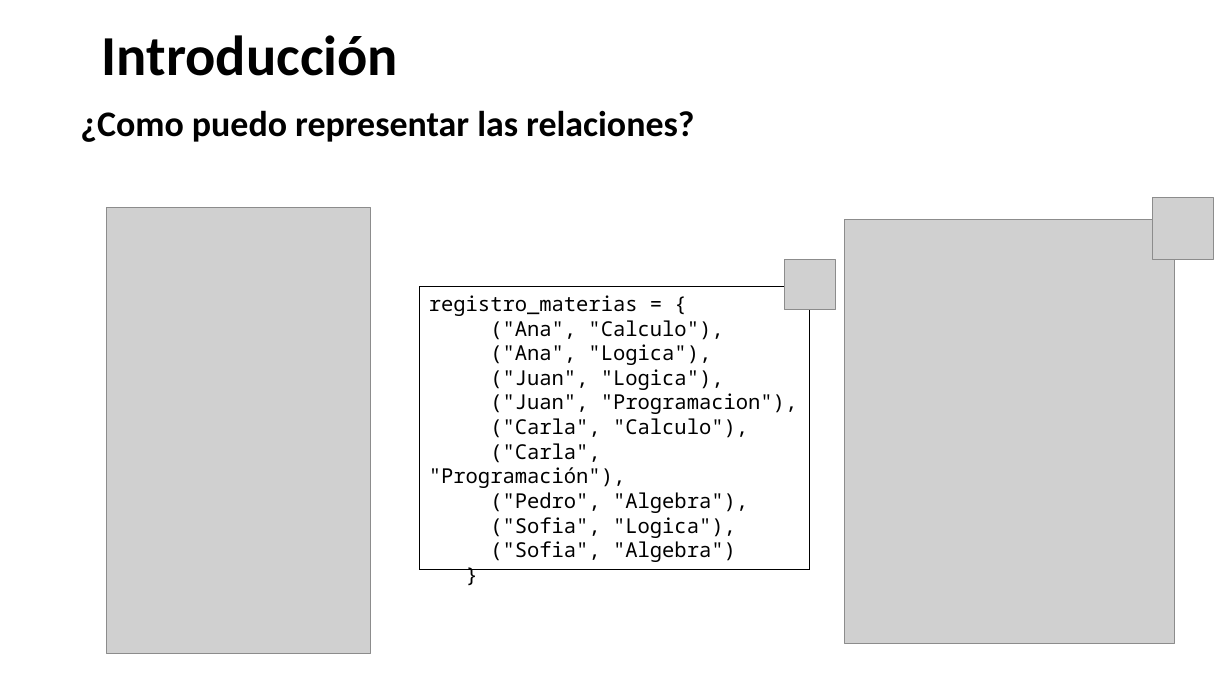
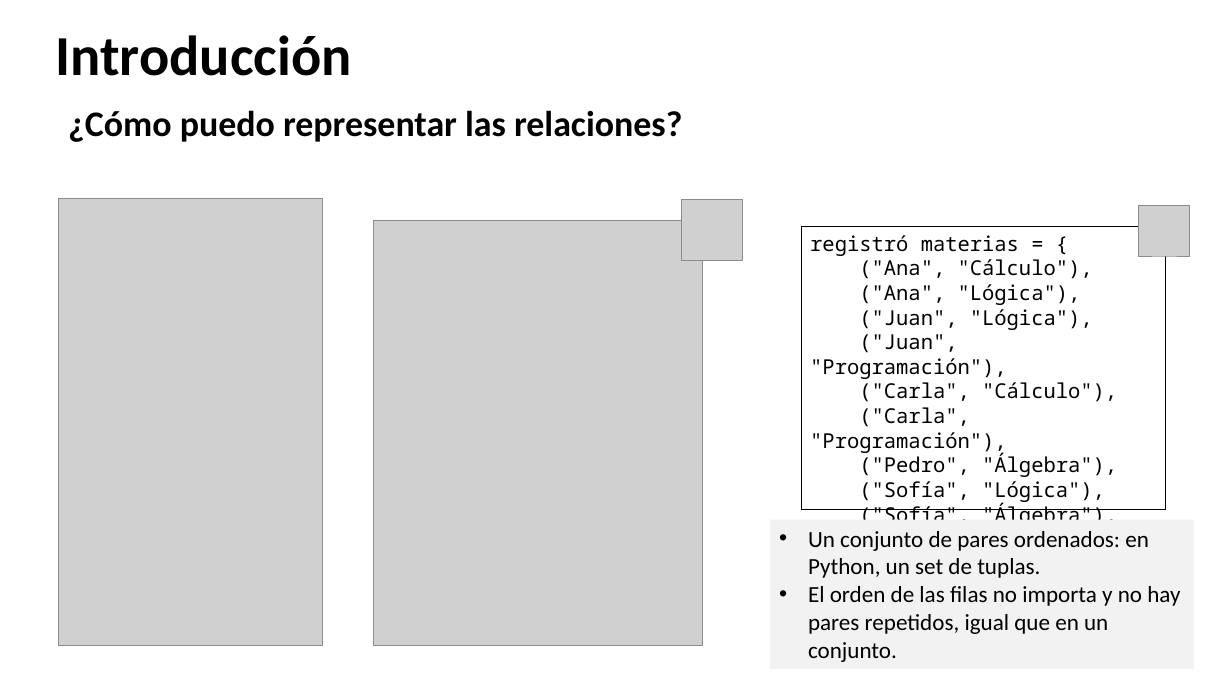
Before and after one commit to discretas1-udea/apuntes_clases_2026-2, a slide deck: slide 4 of clase-15/apuntes_clase15.pptx. Drawn at 1232x693 pixels with LibreOffice and Linux fonts; fonts in the diff are those of the drawing; grey boxes stand for pictures. Boxes give left, top, right and bottom in pixels: in the first picture for what was removed or moved away, otherwise in the second. Text is boxed around its words. In the diff, an @@ line names an element or a change of style, - is before the commit and + after.

```diff
--- a/clase-15/apuntes_clase15.pptx
+++ b/clase-15/apuntes_clase15.pptx
@@ title "Introducción": place and size @@
-title "Introducción" at (102,35,398,76)
+title "Introducción" at (55,35,351,76)
@@ text at (68,110,682,142): text changed @@
-¿Como puedo representar las relaciones?
+¿Cómo puedo representar las relaciones?
@@ picture: place and size @@
-picture at (106,207,371,653)
+picture at (58,199,323,645)
@@ picture: place and size @@
-picture at (1153,198,1214,259)
+picture at (681,200,742,261)
@@ picture: place and size @@
-picture at (785,259,836,310)
+picture at (1139,205,1189,256)
@@ picture: place and size @@
-picture at (845,219,1174,644)
+picture at (373,221,702,646)
@@ rectangle "registró materias = {": place and size @@
-rectangle "registró materias = {" at (420,287,810,569)
+rectangle "registró materias = {" at (801,226,1166,509)
@@ text in rectangle at (810,235,1117,402): text changed @@
-registro_materias = {
-("Ana", "Calculo"),
-("Ana", "Logica"),
-("Juan", "Logica"),
-("Juan", "Programacion"),
-("Carla", "Calculo"),
+registró materias = {
+("Ana", "Cálculo"),
+("Ana", "Lógica"),
+("Juan", "Lógica"),
+("Juan", "Programación"),
+("Carla", "Cálculo"),
@@ text in rectangle at (859,453,1117,520): text changed @@
-("Pedro", "Algebra"),
-("Sofia", "Logica"),
-("Sofia", "Algebra")
+("Pedro", "Álgebra"),
+("Sofía", "Lógica"),
+("Sofía", "Álgebra"),
@@ rectangle added at (770,519,1193,669), fill #F2F2F2, 18 pt, text #000000 @@
+• Un conjunto de pares ordenados: en Python, un set de tuplas.
+• El orden de las filas no importa y no hay pares repetidos, igual que en un conjunto.
```
Also in this commit, not shown: 27 other slides changed, 5 slides added, 5 slides removed, 5 other files.
